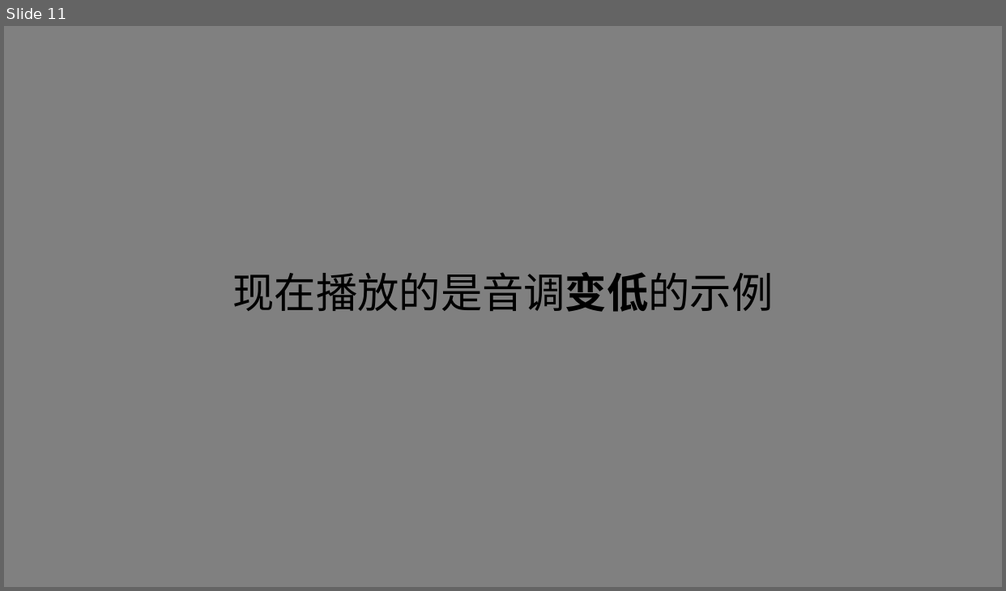
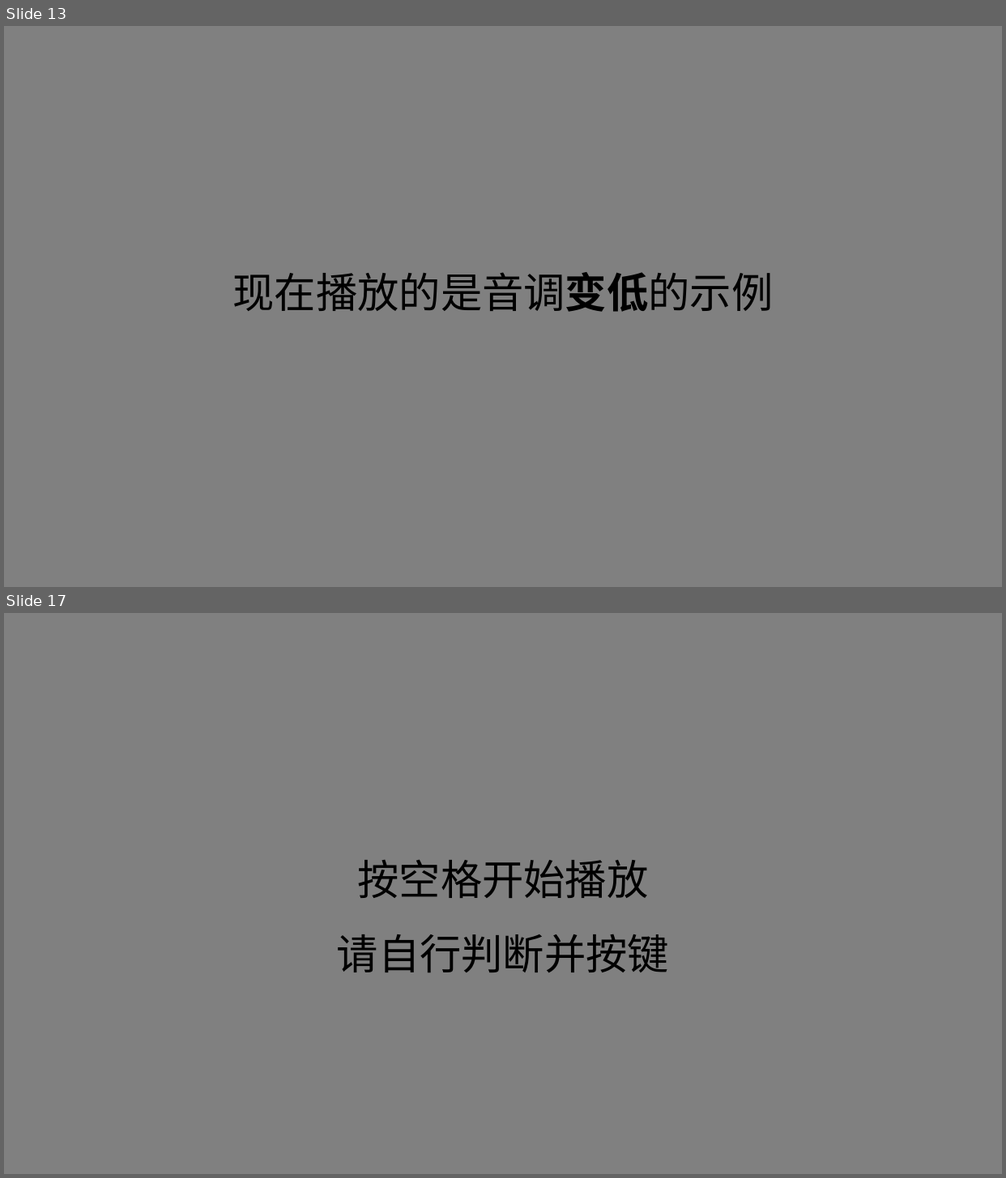
Before and after one commit to lyxose/RhythmicCue, a slide deck: Instructions/指导语.pptx. Shown one above the other, each under a label of ours: slide 11 before the commit, slides 13 and 17 after it; the slides between them are not shown. The pictures are 1006x591 and 1006x1178 pixels, drawn with LibreOffice and Linux fonts; fonts in the diff are those of the drawing. Boxes give left, top, right and bottom in pixels: in the first picture for what was removed or moved away, otherwise in the second. Text is boxed around its words. In the diff, an @@ line names an element or a change of style, - is before the commit and + after.

```diff
--- a/Instructions/指导语.pptx
+++ b/Instructions/指导语.pptx
@@ slide 17 added at <box>4,613,1002,1174</box>, background #808080 @@
@@ text added at <box>337,860,669,973</box>, 40 pt, text #000000 @@
+按空格开始播放
+请自行判断并按键
@@ what was slide 11 is now slide 13 @@
```
Also in this commit, not shown: 10 slides changed, 8 other slides added, 28 other files.
